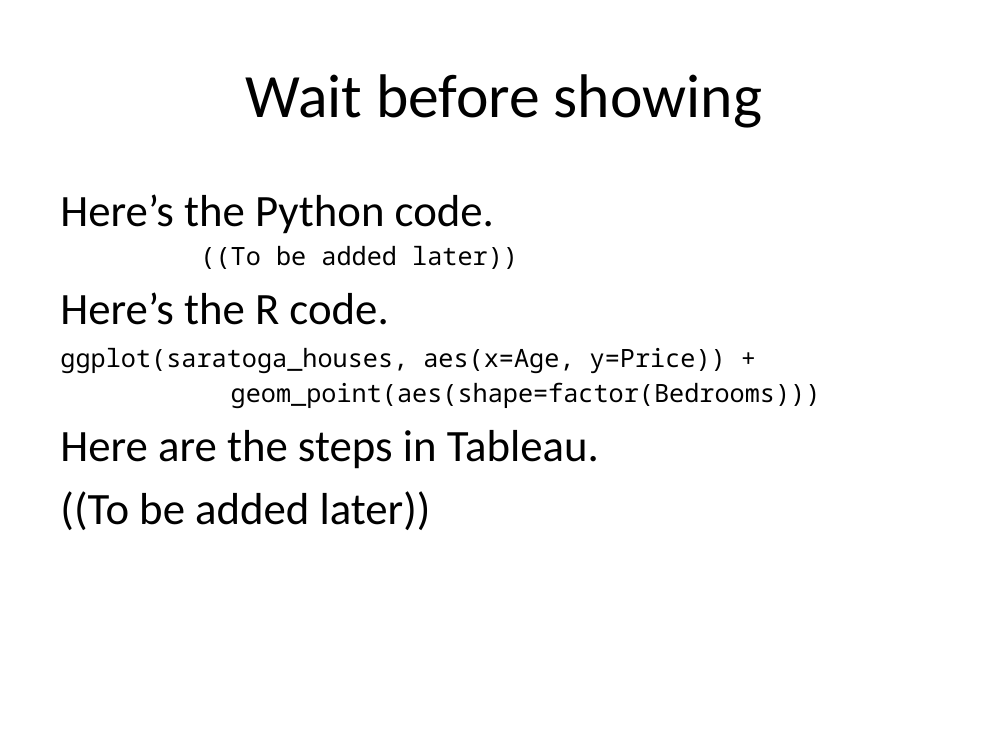
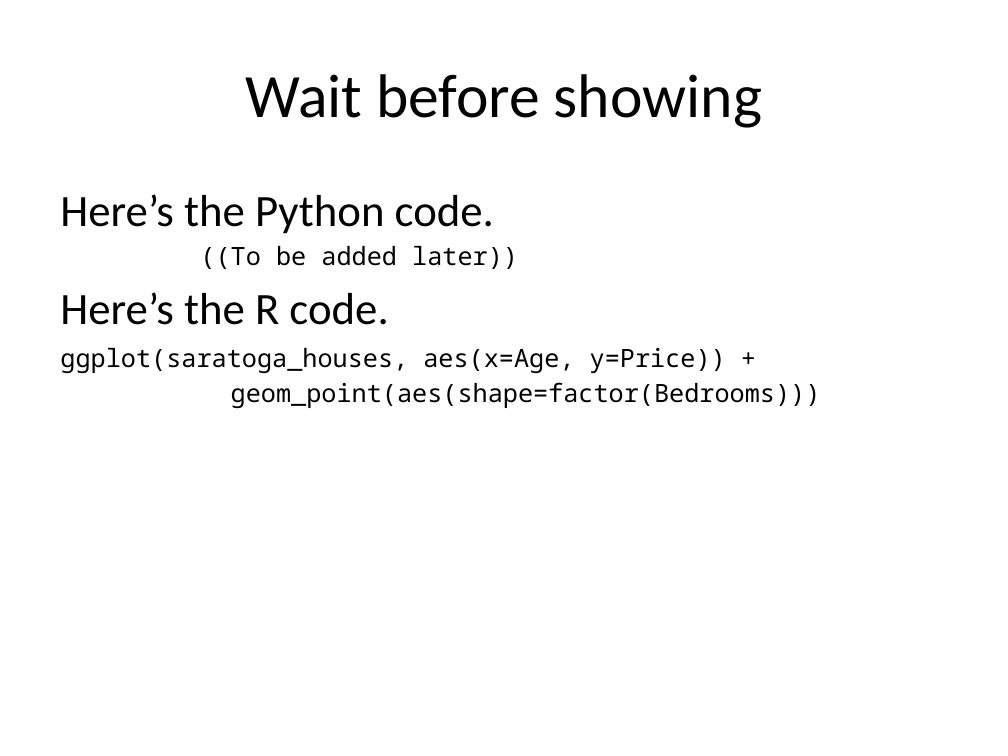
Before and after one commit to pmean/data-visualization, a slide deck: slide 38 of data-viz-01/src/data-visualization-01-points.pptx (slide 29 before the commit). Drawn at 1008x756 pixels with LibreOffice and Linux fonts; fonts in the diff are those of the drawing. Boxes give left, top, right and bottom in pixels: in the first picture for what was removed or moved away, otherwise in the second. Text is boxed around its words. In the diff, an @@ line names an element or a change of style, - is before the commit and + after.

Commit message:
Added Tableau examples to first lecture

```diff
--- a/data-viz-01/src/data-visualization-01-points.pptx
+++ b/data-viz-01/src/data-visualization-01-points.pptx
@@ text at <box>60,430,599,530</box>: paragraphs removed @@
-Here are the steps in Tableau.
-((To be added later))
```
Also in this commit, not shown: 11 other slides changed, 19 slides added, 8 slides removed, 40 other files.
